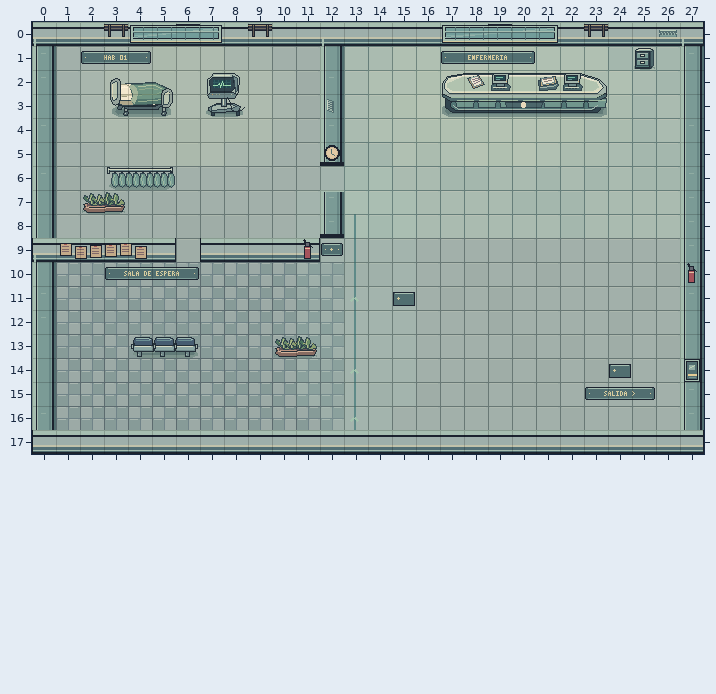
Tiled map (JSON) -- assets/escenarios/hospital/mapa.tmj. This is how it looked before the edit.
Cells are 24x24 px. Shown: x 0..27, y 0..17.
Now the later version:
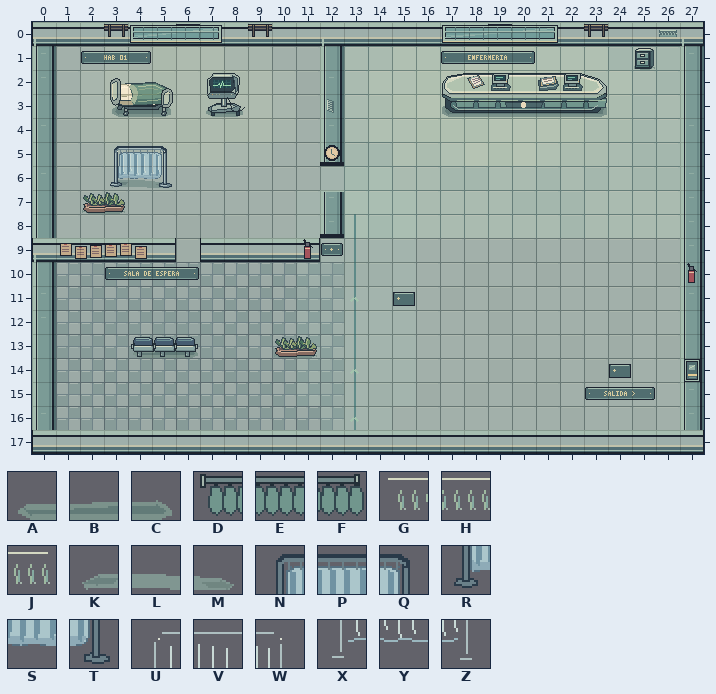
Key: from "Hospital · mobiliario por capa": A 25, B 26, C 27, D 28, E 29, F 30, G 31, H 32, J 33, K 100, L 101, M 102, N 103, P 104, Q 105, R 106, S 107, T 108, U 109, V 110, W 111, X 112, Y 113, Z 114.
_ is an empty cell, . an unchanged one.
Edits made:
--- layer "Mobiliario · sombras"
@@ x 3..5 @@
- 6 ABC
+ 6 KLM
--- layer "Mobiliario · bases"
@@ x 3..5 @@
- 5 ___
- 6 DEF
+ 5 NPQ
+ 6 RST
--- layer "Mobiliario · detalles"
@@ x 3..5 @@
- 5 ___
- 6 GHJ
+ 5 UVW
+ 6 XYZ
Where, in picture pixels (left, top, right, bottom), the same in both pictures:
changed: (107, 146, 175, 190)
